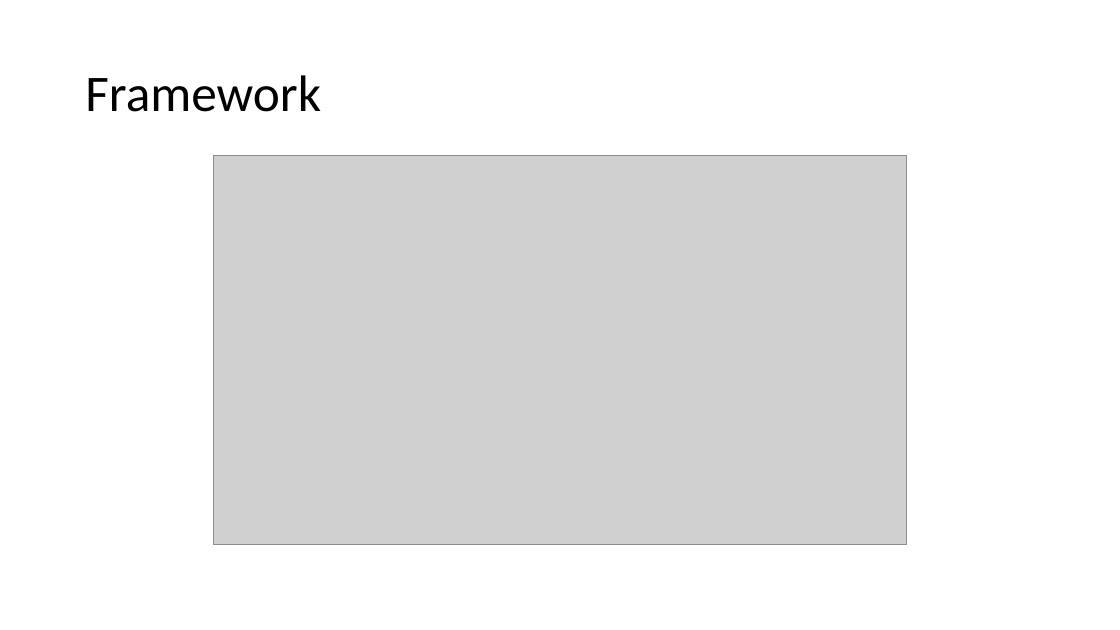
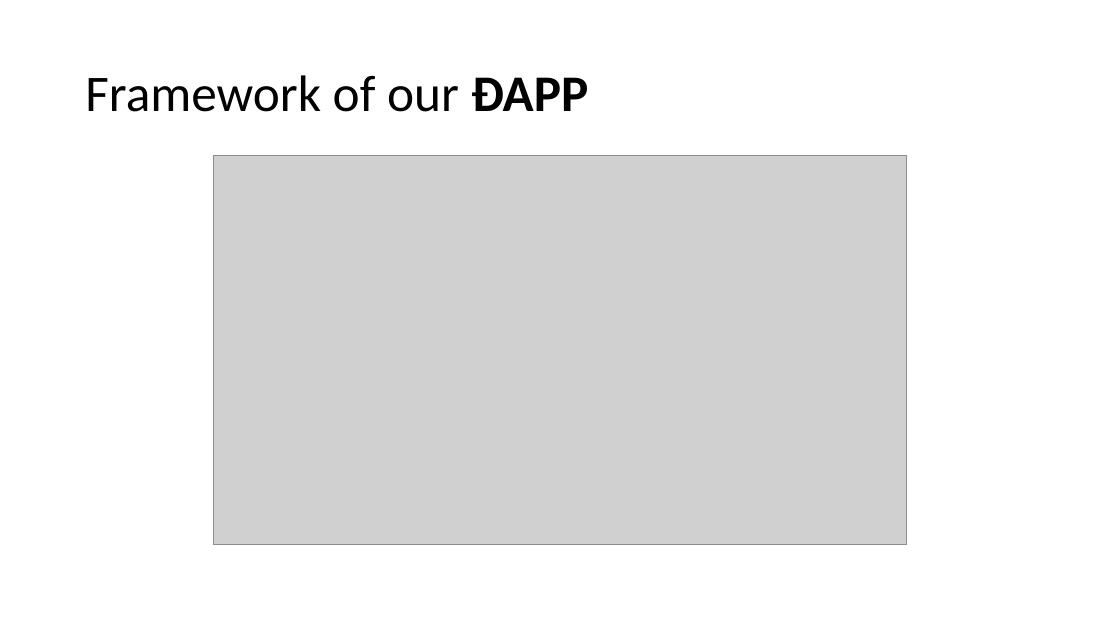
Before and after one commit to Sun-Jc/EtherLend, a slide deck: slide 2 of 1482806030EtherLend.pptx. Drawn at 1120x630 pixels with LibreOffice and Linux fonts; fonts in the diff are those of the drawing; grey boxes stand for pictures. Boxes give left, top, right and bottom in pixels: in the first picture for what was removed or moved away, otherwise in the second. Text is boxed around its words. In the diff, an @@ line names an element or a change of style, - is before the commit and + after.

Commit message:
pptx

```diff
--- a/1482806030EtherLend.pptx
+++ b/1482806030EtherLend.pptx
@@ title at [85,75,588,112]: text changed @@
-Framework
+Framework of our ÐAPP
```
